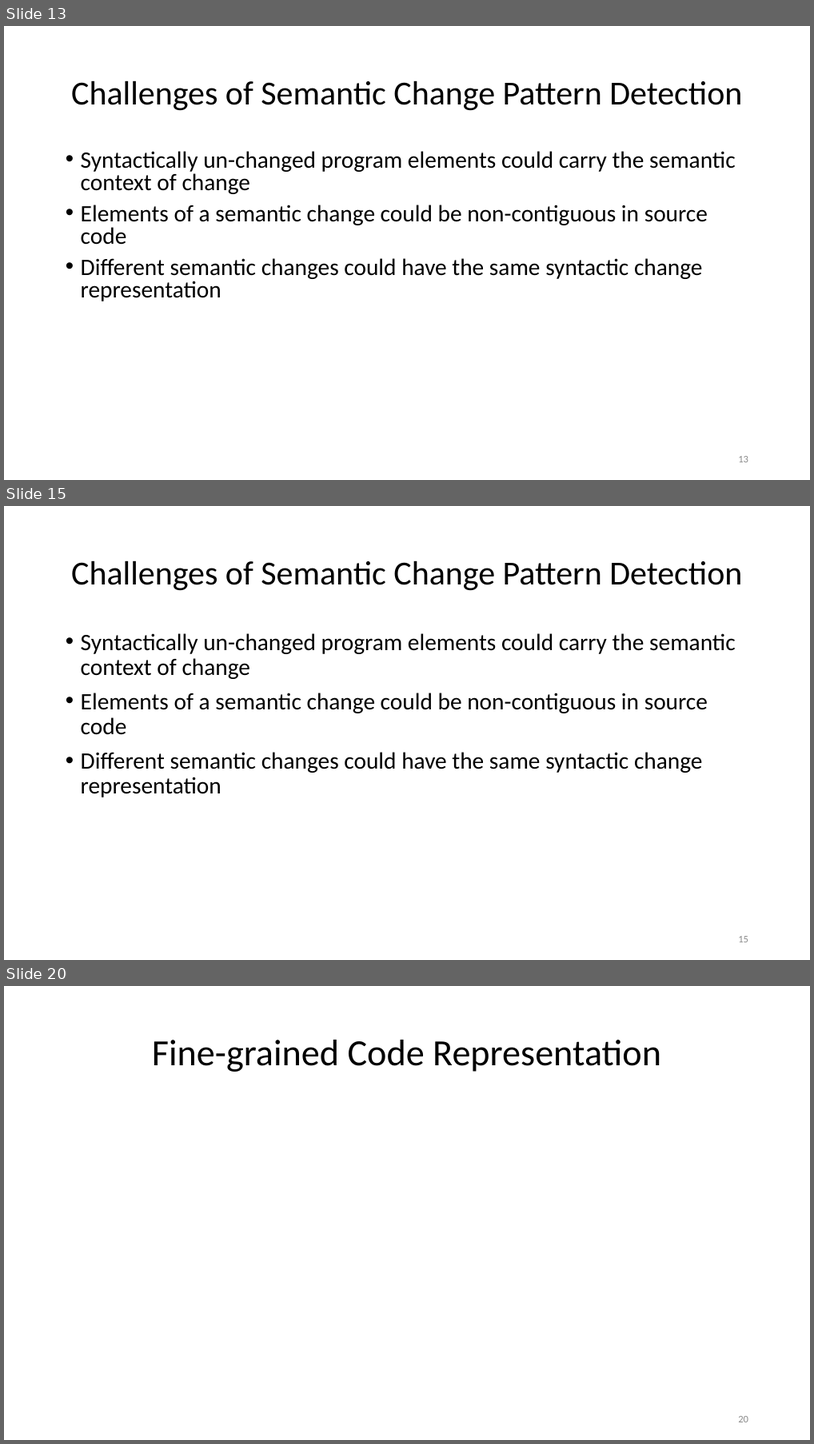
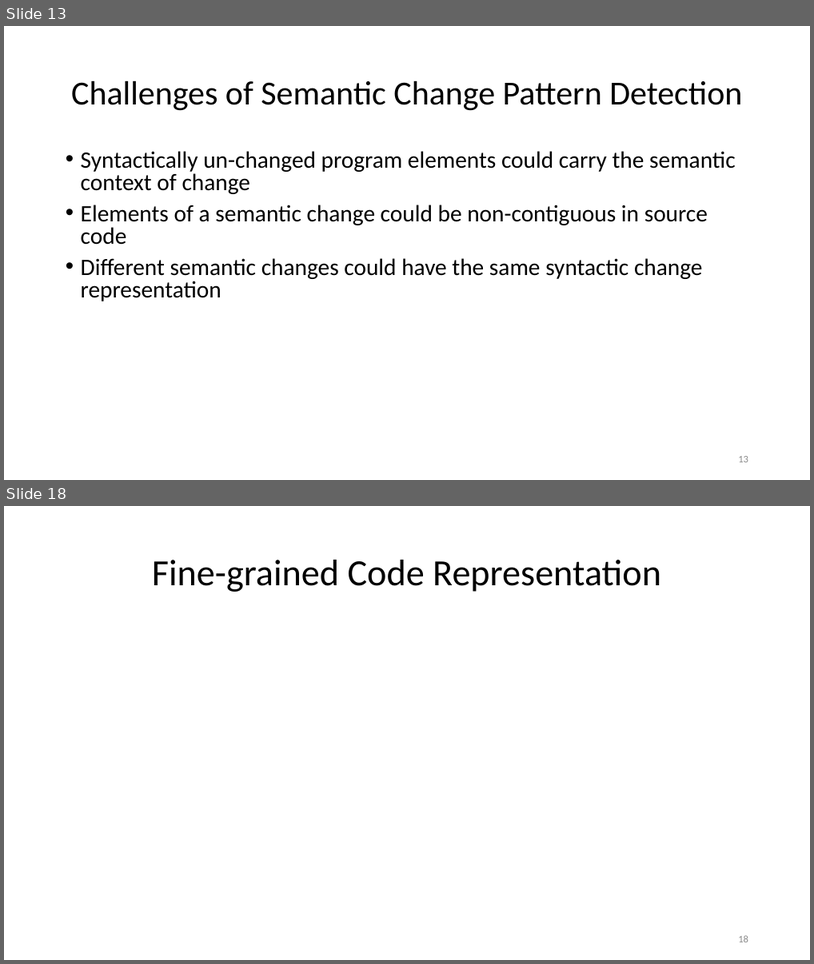
Before and after one commit to nguyenhoan/CPatMiner, a slide deck: CPatMiner_2.pptx. Shown one above the other, each under a label of ours: slides 13, 15 and 20 before the commit, slides 13 and 18 after it; the slides between them are not shown. The pictures are 814x1444 and 814x964 pixels, drawn with LibreOffice and Linux fonts; fonts in the diff are those of the drawing. Boxes give left, top, right and bottom in pixels: in the first picture for what was removed or moved away, otherwise in the second. Text is boxed around its words. In the diff, an @@ line names an element or a change of style, - is before the commit and + after.

```diff
--- a/CPatMiner_2.pptx
+++ b/CPatMiner_2.pptx
@@ slide 15 removed at (4, 506, 810, 960), background #FFFFFF @@
@@ title removed at (71, 561, 742, 591) @@
-Challenges of Semantic Change Pattern Detection
@@ text removed at (81, 633, 736, 797) @@
-• Syntactically un-changed program elements could carry the semantic context of change
-• Elements of a semantic change could be non-contiguous in source code
-• Different semantic changes could have the same syntactic change representation
@@ page number removed at (738, 936, 749, 942) @@
-15
@@ what was slide 20 is now slide 18 @@
@@ page number at (738, 935, 749, 942): text changed @@
-20
+18
```
Also in this commit, not shown: 6 slides changed, 1 other slide removed.
